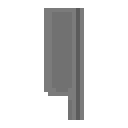
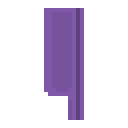
The second 128 × 128 image is a revision of the first. Changes to its layers:
pixels changed over [left=44, top=8, right=84, bottom=120] (layer not identified)
